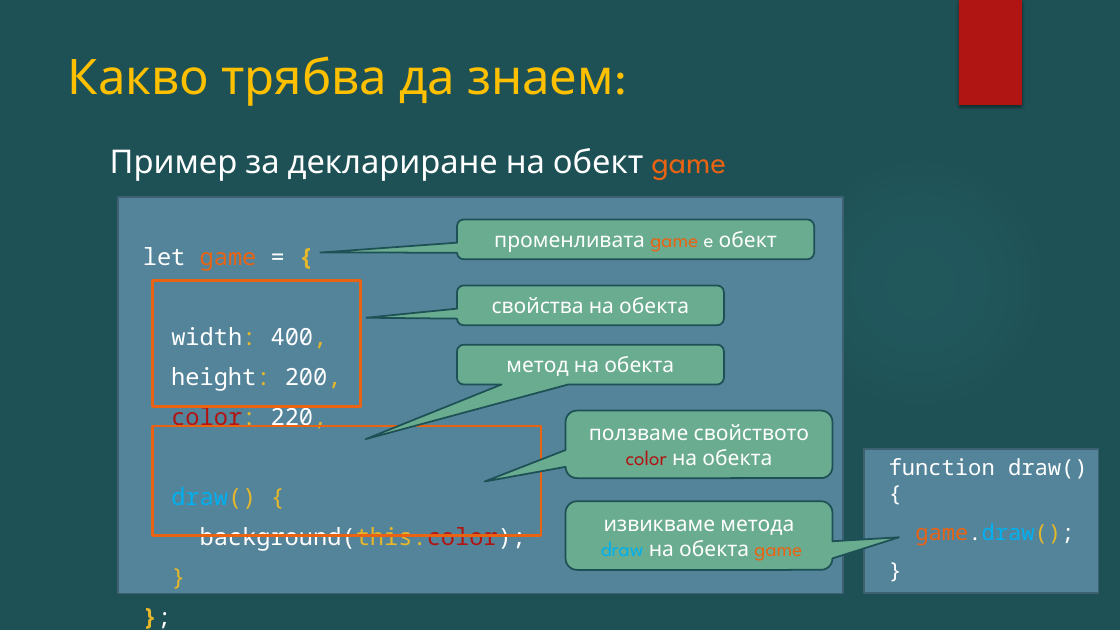
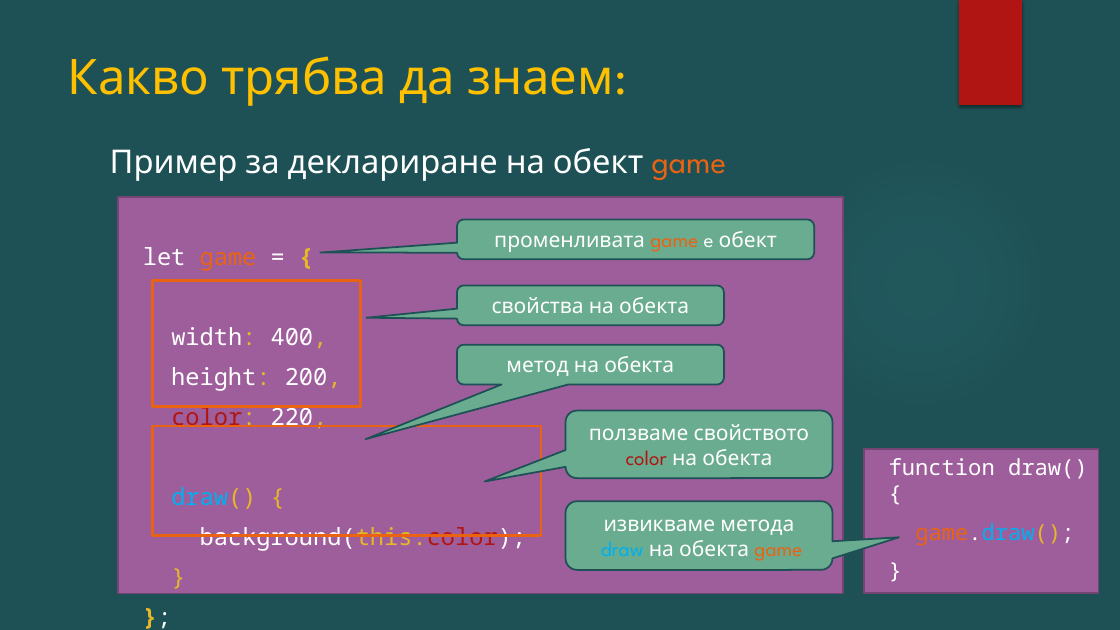
Before and after one commit to BG-IT-Edu/Free-Content, a slide deck: slide 5 of dmanolov/Информатика, курс Създаване на игри (HTML, CSS, JS, P5, Processing)/05.Параметри на играта и героя.pptx. Drawn at 1120x630 pixels with LibreOffice and Linux fonts; fonts in the diff are those of the drawing; background and template pictures are left out. Boxes give left, top, right and bottom in pixels: in the first picture for what was removed or moved away, otherwise in the second. Text is boxed around its words. In the diff, an @@ line names an element or a change of style, - is before the commit and + after.

```diff
--- a/dmanolov/Информатика, курс Създаване на игри (HTML, CSS, JS, P5, Processing)/05.Параметри на играта и героя.pptx
+++ b/dmanolov/Информатика, курс Създаване на игри (HTML, CSS, JS, P5, Processing)/05.Параметри на играта и героя.pptx
@@ text "let game = {" at (x1=118, y1=197, x2=843, y2=594): fill #54849A to #9E5E9B; outline #3E6272 1.5 pt to #754673 1.5 pt @@
@@ rectangle "function draw() {" at (x1=864, y1=450, x2=1099, y2=593): fill #54849A to #9E5E9B; outline #3E6272 1.5 pt to #754673 1.5 pt @@
```
Also in this commit, not shown: 1 other slide changed, 1 other file.
